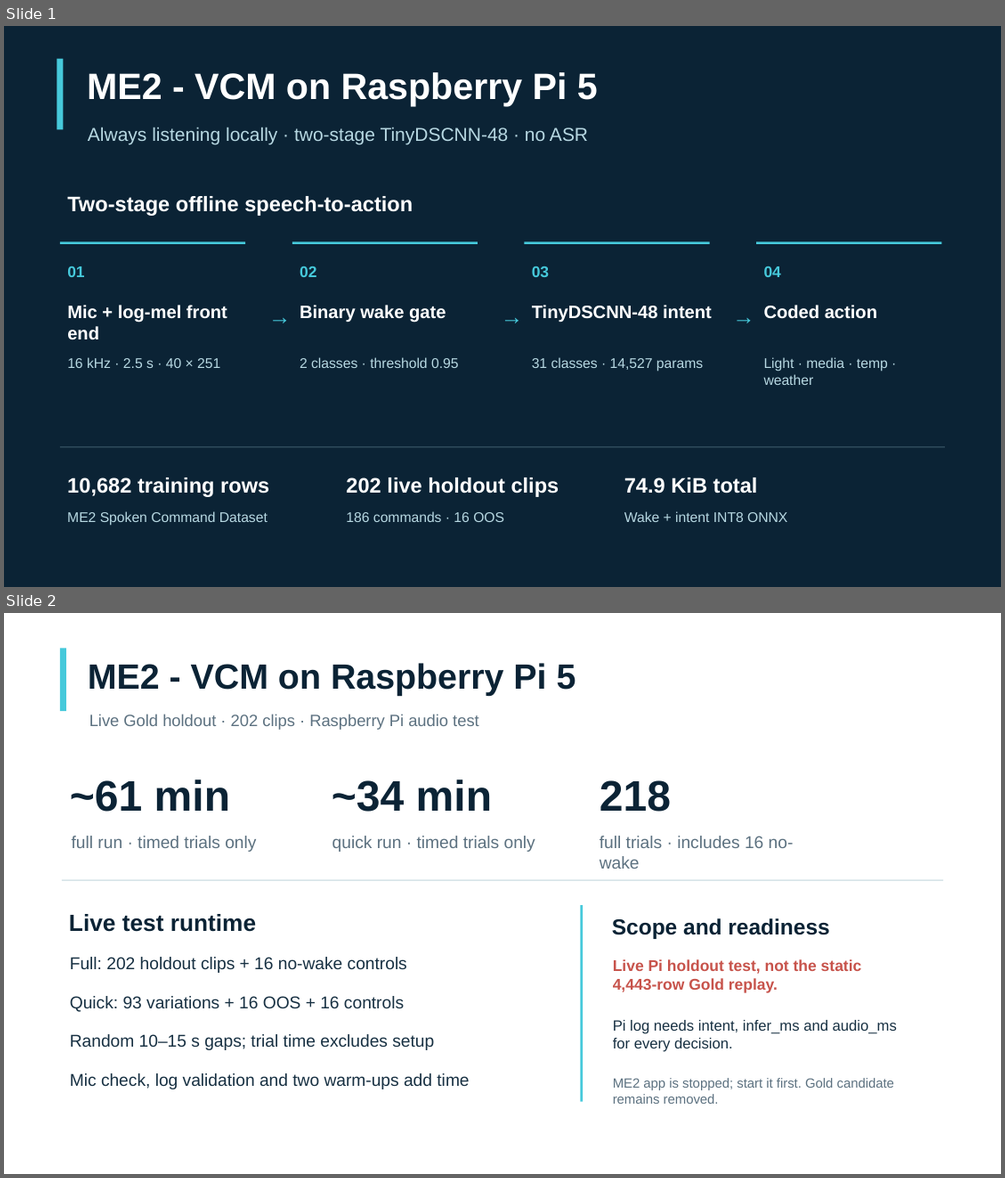
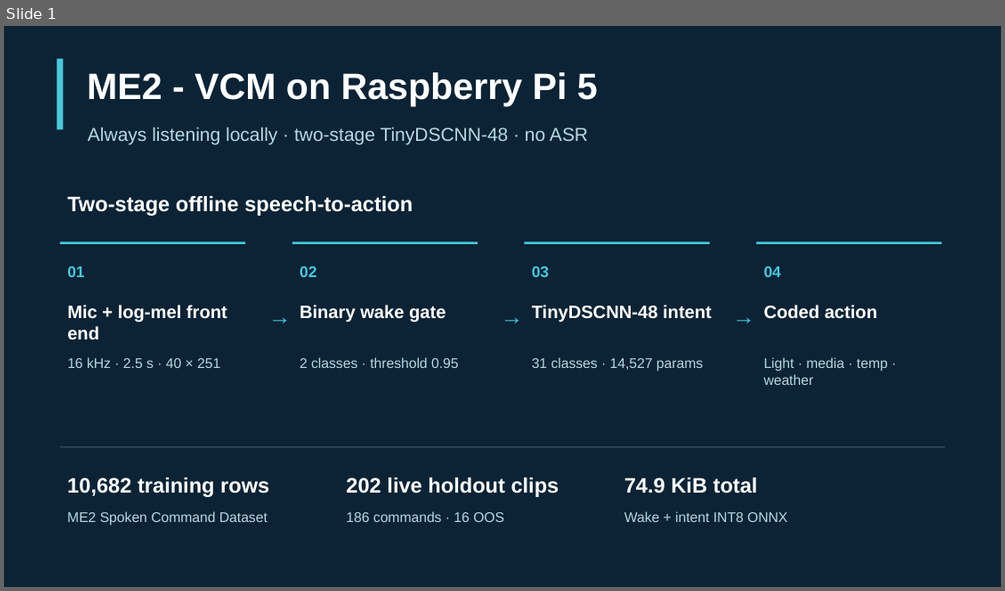
Before and after one commit to cfdumalaog/Crizepvill-Dumalaog-AI-231, a slide deck: Dumalaog_ME2 - Tiny Voice Command Model/docs/slides/ME2_VCM_Gold_Live_Benchmark_20261003.pptx. Shown one above the other, each under a label of ours: slides 1 and 2 before the commit, slide 1 after it. The pictures are 1005x1178 and 1005x591 pixels, drawn with LibreOffice and Linux fonts; fonts in the diff are those of the drawing. Boxes give left, top, right and bottom in pixels: in the first picture for what was removed or moved away, otherwise in the second. Text is boxed around its words. In the diff, an @@ line names an element or a change of style, - is before the commit and + after.

```diff
--- a/Dumalaog_ME2 - Tiny Voice Command Model/docs/slides/ME2_VCM_Gold_Live_Benchmark_20261003.pptx
+++ b/Dumalaog_ME2 - Tiny Voice Command Model/docs/slides/ME2_VCM_Gold_Live_Benchmark_20261003.pptx
@@ slide 2 removed at (4, 613, 1001, 1174), background #FFFFFF @@
@@ rectangle removed at (60, 648, 66, 711) @@
@@ text removed at (88, 663, 576, 696) @@
-ME2 - VCM on Raspberry Pi 5
@@ text removed at (89, 714, 479, 730) @@
-Live Gold holdout · 202 clips · Raspberry Pi audio test
@@ text removed at (70, 779, 230, 811) @@
-~61 min
@@ text removed at (332, 779, 492, 811) @@
-~34 min
@@ text removed at (599, 780, 671, 811) @@
-218
@@ text removed at (72, 835, 256, 852) @@
-full run · timed trials only
@@ text removed at (332, 835, 535, 852) @@
-quick run · timed trials only
@@ text removed at (599, 835, 793, 868) @@
-full trials · includes 16 no-wake
@@ rectangle removed at (62, 879, 943, 881) @@
@@ rectangle removed at (581, 906, 582, 1102) @@
@@ text removed at (69, 914, 256, 932) @@
-Live test runtime
@@ text removed at (612, 918, 829, 939) @@
-Scope and readiness
@@ text removed at (70, 957, 407, 973) @@
-Full: 202 holdout clips + 16 no-wake controls
@@ text removed at (613, 959, 862, 993) @@
-Live Pi holdout test, not the static 4,443-row Gold replay.
@@ text removed at (70, 996, 404, 1012) @@
-Quick: 93 variations + 16 OOS + 16 controls
@@ text removed at (70, 1034, 434, 1050) @@
-Random 10–15 s gaps; trial time excludes setup
@@ text removed at (613, 1020, 897, 1052) @@
-Pi log needs intent, infer_ms and audio_ms for every decision.
@@ text removed at (70, 1073, 469, 1089) @@
-Mic check, log validation and two warm-ups add time
@@ text removed at (613, 1078, 894, 1103) @@
-ME2 app is stopped; start it first. Gold candidate remains removed.
```
Also in this commit, not shown: 1 slide added, 23 other files.
